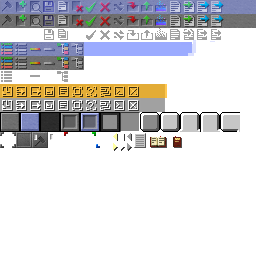
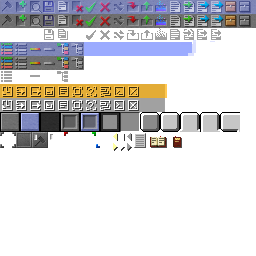
Comparing the layer stacks of the two 256px x 256px images. Changes:
added layer "Layer #11" in group "icons" over (239, 1, 251, 27)
added layer "Layer #1" in group "icons" over (225, 1, 237, 27)
